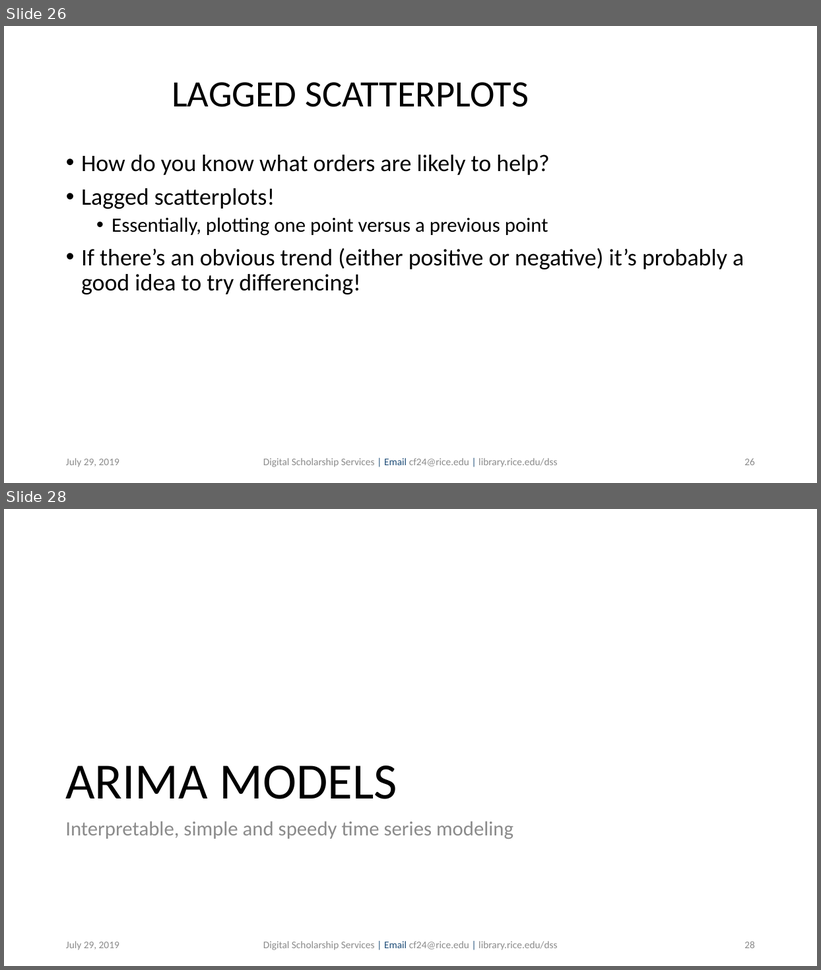
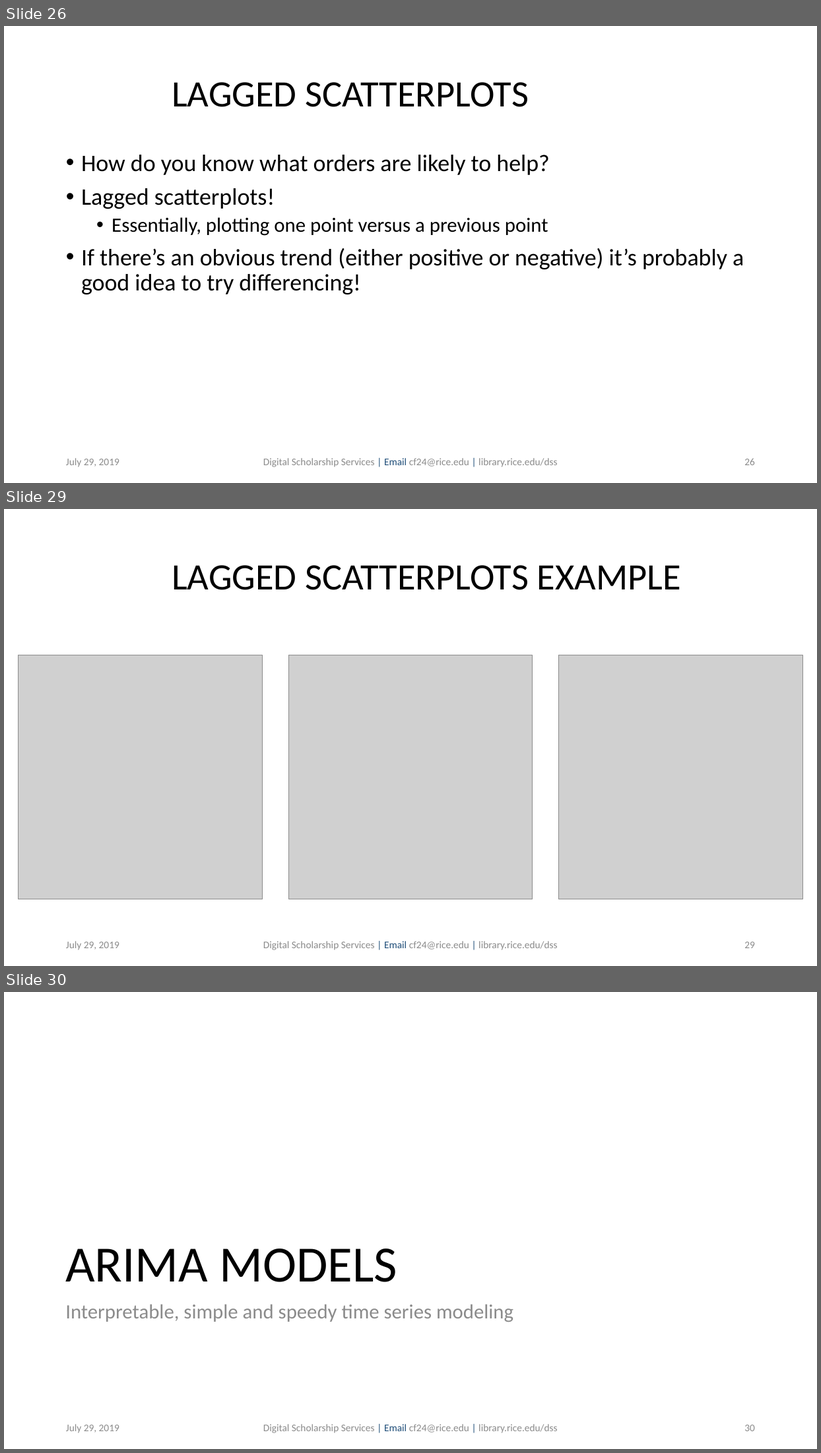
Before and after one commit to bakitybacon/rice-data-and-donuts, a slide deck: tsa/Introduction to Time Series Analysis.pptx. Shown one above the other, each under a label of ours: slides 26 and 28 before the commit, slides 26, 29 and 30 after it; the slides between them are not shown. The pictures are 821x970 and 821x1453 pixels, drawn with LibreOffice and Linux fonts; fonts in the diff are those of the drawing; grey boxes stand for pictures; background and template pictures are left out. Boxes give left, top, right and bottom in pixels: in the first picture for what was removed or moved away, otherwise in the second. Text is boxed around its words. In the diff, an @@ line names an element or a change of style, - is before the commit and + after.

Commit message:
added the cute lagged scatterplots

```diff
--- a/tsa/Introduction to Time Series Analysis.pptx
+++ b/tsa/Introduction to Time Series Analysis.pptx
@@ slide 29 added at bbox=[4, 509, 817, 966], background #FFFFFF @@
@@ title added at bbox=[172, 565, 681, 590], 44 pt, text #000000 @@
+LAGGED SCATTERPLOTS EXAMPLE
@@ picture added at bbox=[19, 656, 263, 900] @@
@@ picture added at bbox=[289, 656, 533, 900] @@
@@ picture added at bbox=[559, 656, 803, 900] @@
@@ text added at bbox=[66, 941, 120, 951], 12 pt, text #8C8C8C @@
+July 29, 2019
@@ text added at bbox=[263, 941, 557, 951], 12 pt, text #8C8C8C @@
+Digital Scholarship Services | Email cf24@rice.edu | library.rice.edu/dss
@@ page number added at bbox=[745, 942, 755, 949], 12 pt, text #8C8C8C @@
+29
@@ what was slide 28 is now slide 30 @@
@@ page number at bbox=[745, 1425, 755, 1432]: text changed @@
-28
+30
```
Also in this commit, not shown: 2 slides changed, 1 other slide added.
